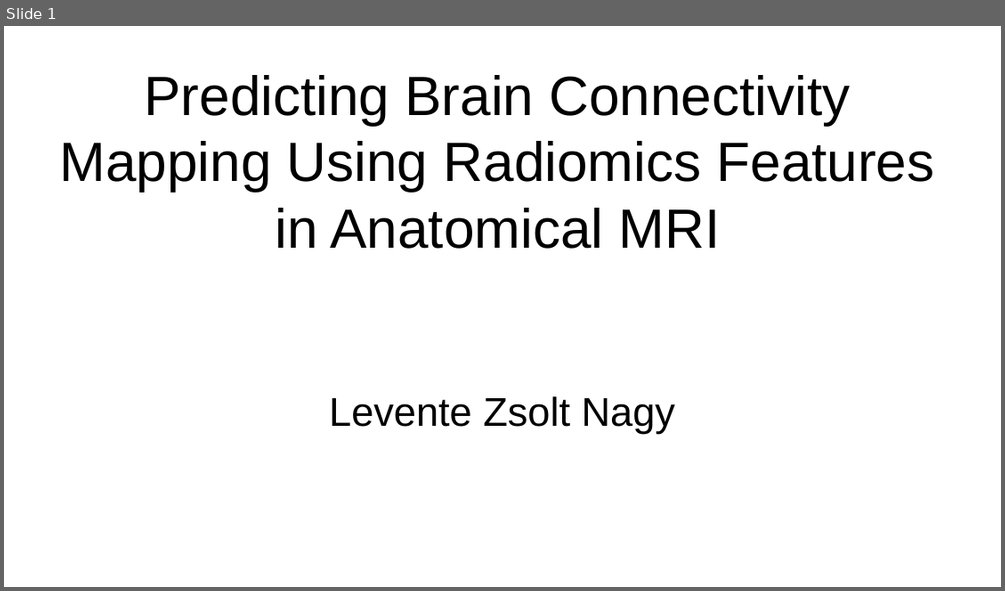
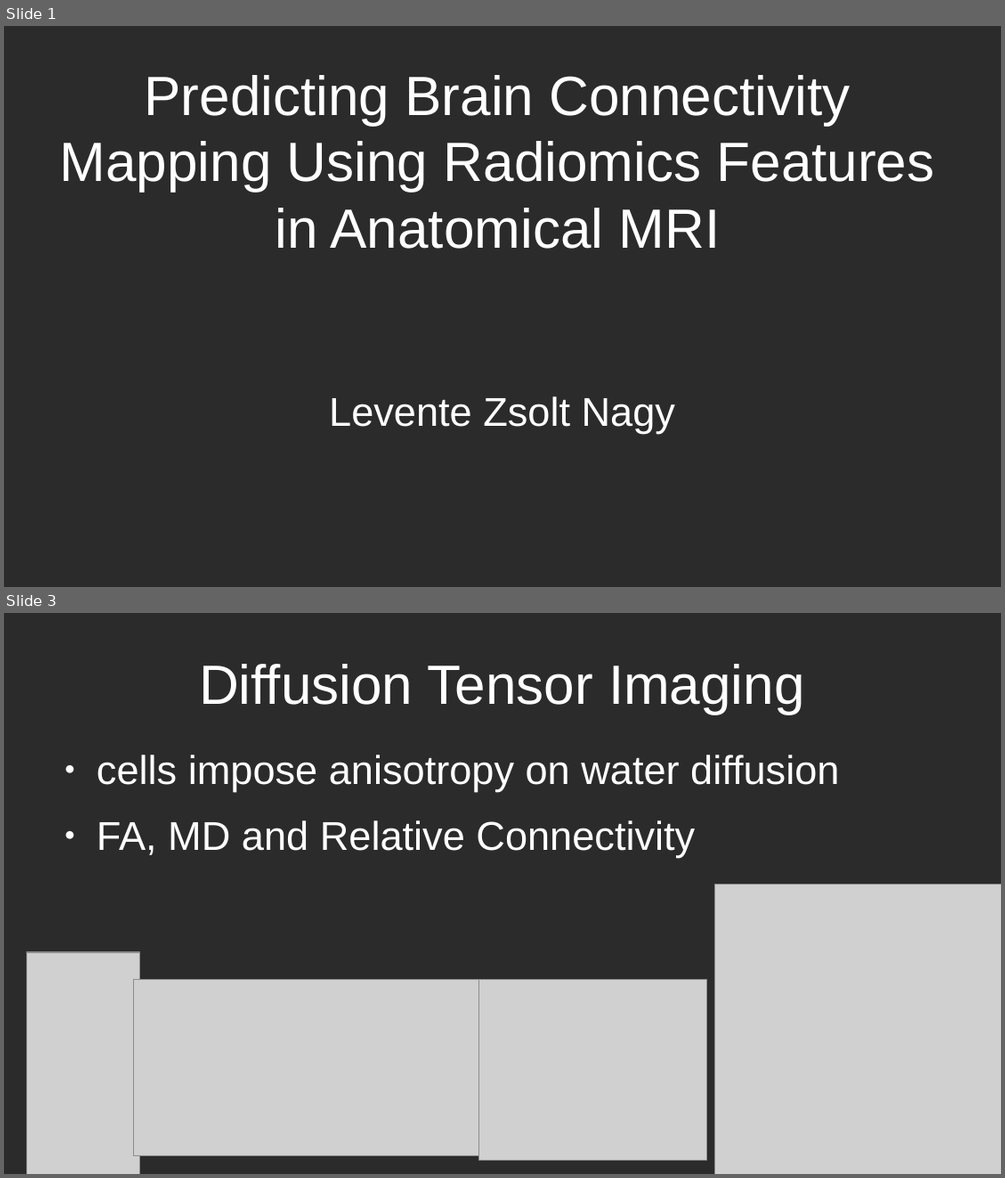
Before and after one commit to nlevi-dev/UPC-MasterThesis, a slide deck: Presentation.odp. Shown one above the other, each under a label of ours: slide 1 before the commit, slides 1 and 3 after it; the slides between them are not shown. The pictures are 1005x591 and 1005x1178 pixels, drawn with LibreOffice and Linux fonts; fonts in the diff are those of the drawing; grey boxes stand for pictures; background and template pictures are left out; a plain dark background stands for a picture behind light text. Boxes give left, top, right and bottom in pixels: in the first picture for what was removed or moved away, otherwise in the second. Text is boxed around its words. In the diff, an @@ line names an element or a change of style, - is before the commit and + after.

```diff
--- a/Presentation.odp
+++ b/Presentation.odp
@@ slide 3 added at (x1=4, y1=613, x2=1001, y2=1174), background picture (left out) @@
@@ title added at (x1=199, y1=664, x2=805, y2=714), 44 pt, text #FFFFFF @@
+Diffusion Tensor Imaging
@@ text added at (x1=97, y1=755, x2=839, y2=858), 32 pt, text #FFFFFF @@
+● cells impose anisotropy on water diffusion
+● FA, MD and Relative Connectivity
@@ picture added at (x1=715, y1=884, x2=1001, y2=1174) @@
@@ picture added at (x1=27, y1=952, x2=140, y2=1174) @@
@@ picture added at (x1=134, y1=980, x2=487, y2=1156) @@
@@ picture added at (x1=479, y1=980, x2=707, y2=1160) @@
@@ slide 1 changed as well @@
@@ background #FFFFFF to picture (left out) @@
@@ title "Predicting Brain Connectivity Mapping Using ..." at (x1=60, y1=75, x2=935, y2=248): text colour #000000 to #FFFFFF @@
@@ subtitle "Levente Zsolt Nagy" at (x1=329, y1=396, x2=675, y2=434): text colour #000000 to #FFFFFF @@
```
Also in this commit, not shown: 24 other slides added, 1 slide removed.
